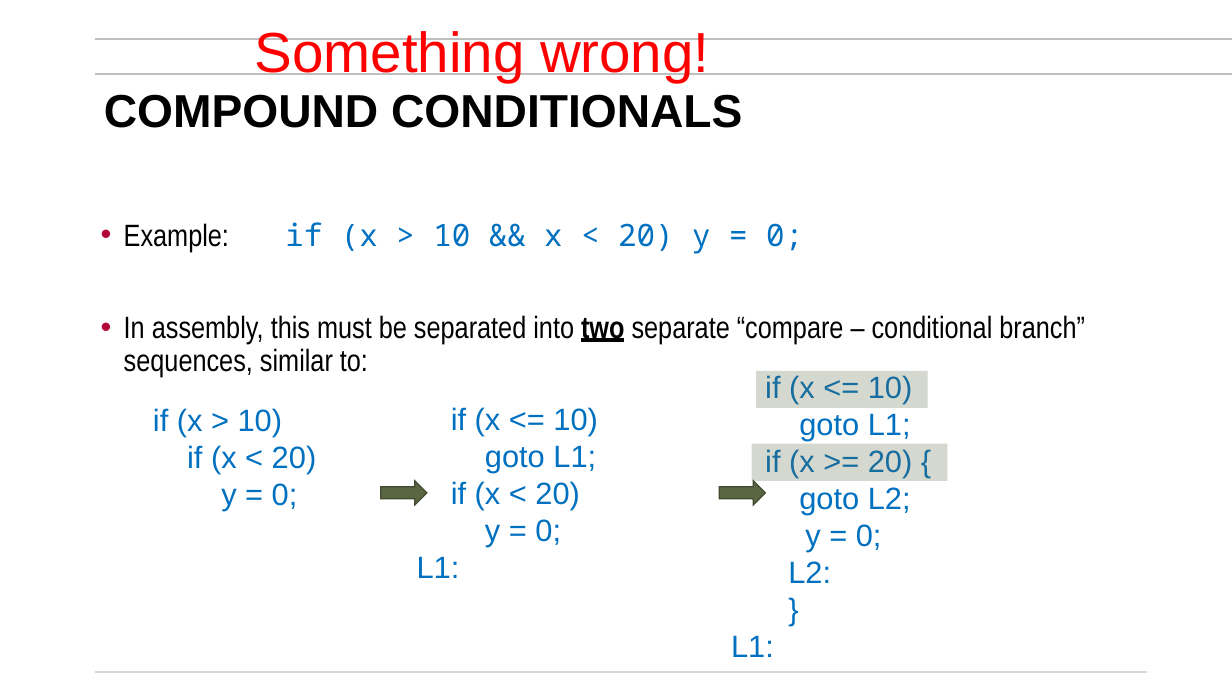
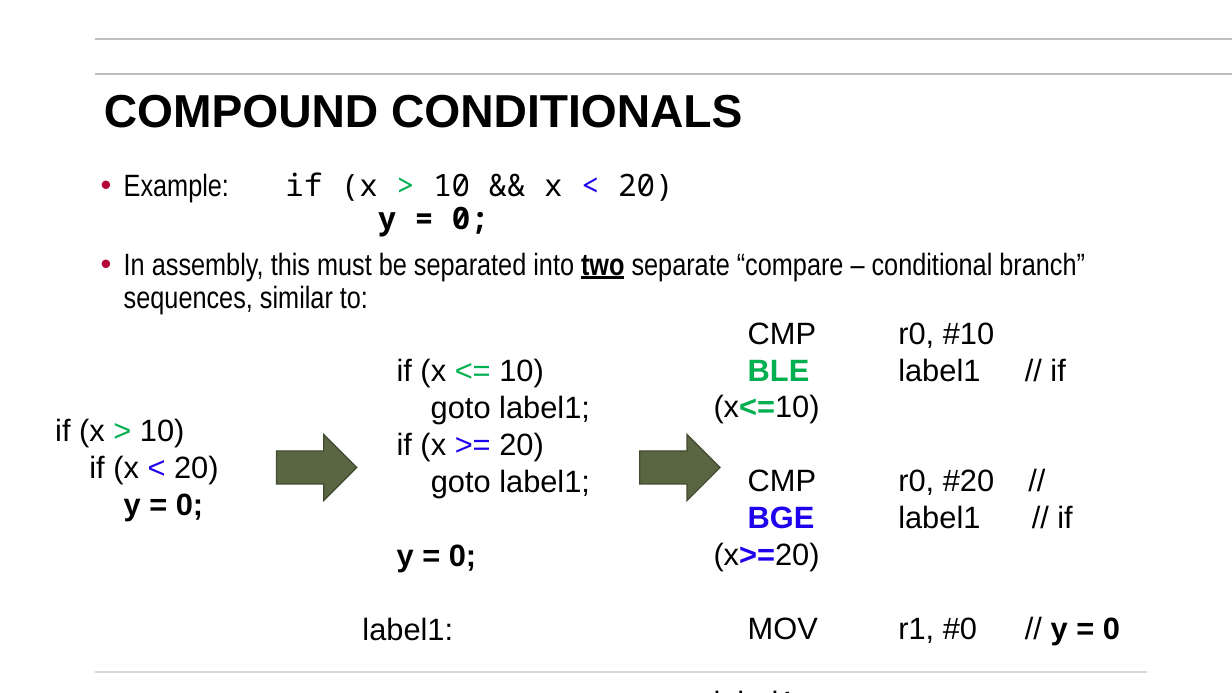
Before and after one commit to mikegrace2/CSEN20-Fall2026-Course-Website, a slide deck: slide 33 of Week05_MakindDecisionsAndWritingLoops/Ch06_MakingDecisions_WritingLoops_V4.pptx (slide 38 before the commit). Drawn at 1232x693 pixels with LibreOffice and Linux fonts; fonts in the diff are those of the drawing; background and template pictures are left out. Boxes give left, top, right and bottom in pixels: in the first picture for what was removed or moved away, otherwise in the second. Text is boxed around its words. In the diff, an @@ line names an element or a change of style, - is before the commit and + after.

Commit message:
Updated and rearranged, some coloring changes, some hiding parts, fixed some error parts ...

```diff
--- a/Week05_MakindDecisionsAndWritingLoops/Ch06_MakingDecisions_WritingLoops_V4.pptx
+++ b/Week05_MakindDecisionsAndWritingLoops/Ch06_MakingDecisions_WritingLoops_V4.pptx
@@ text removed at [255, 31, 709, 82] @@
-Something wrong!
@@ text at [285, 172, 673, 237]: text colour #0070C0 to #000000 in "if (x 10 && x 20) y ..."; text colour #0070C0 to #00B050 in ">"; text colour #0070C0 to #1E02EE in "<"; bold on in "y = 0;" @@
@@ text added at [714, 322, 1120, 645], 24 pt, text #000000 @@
+CMP r0, #10
+BLE label1 // if (x<=10)
+CMP r0, #20 //
+BGE label1 // if (x>=20)
+MOV r1, #0 // y = 0
+label1:
@@ text "if (x <= 10)": place and size @@
-text "if (x <= 10)" at [731, 375, 912, 657]
+text "if (x <= 10)" at [362, 358, 590, 641]
@@ text at [397, 358, 543, 571]: text colour #0070C0 to #000000 in "if (x 10)", "y = 0;"; text colour #0070C0 to #00B050 in "<="; bold on in "y = 0;"; indent changed @@
@@ rectangle removed at [756, 371, 928, 408] @@
@@ text "if (x > 10)": place and size @@
-text "if (x > 10)" at [153, 408, 317, 511]
+text "if (x > 10)" at [55, 418, 218, 521]
@@ text "if (x > 10)" at [55, 418, 218, 521]: text colour #0070C0 to #000000; text colour #0070C0 to #00B050 in ">"; text colour #0070C0 to #1E02EE in "<"; bold on in "y = 0;" @@
@@ text at [397, 395, 590, 497]: text changed; text colour #0070C0 to #000000 @@
-goto L1;
-if (x >= 20) {
-goto L2;
+goto label1;
+if (x >= 20)
+goto label1;
@@ text removed at [417, 407, 597, 578] @@
-if (x <= 10)
-goto L1;
-if (x < 20)
-y = 0;
-L1:
@@ right arrow: place and size @@
-right arrow at [719, 481, 765, 505]
+right arrow at [276, 434, 357, 500]
@@ right arrow added at [640, 434, 720, 500], fill #596641, outline #424B30 1 pt @@
@@ rectangle removed at [751, 444, 947, 481] @@
@@ right arrow removed at [381, 481, 427, 505] @@
@@ text at [362, 617, 453, 641]: text changed; text colour #0070C0 to #000000 @@
-L2:
-}
-L1:
+label1:
```
Also in this commit, not shown: 18 other slides changed.
